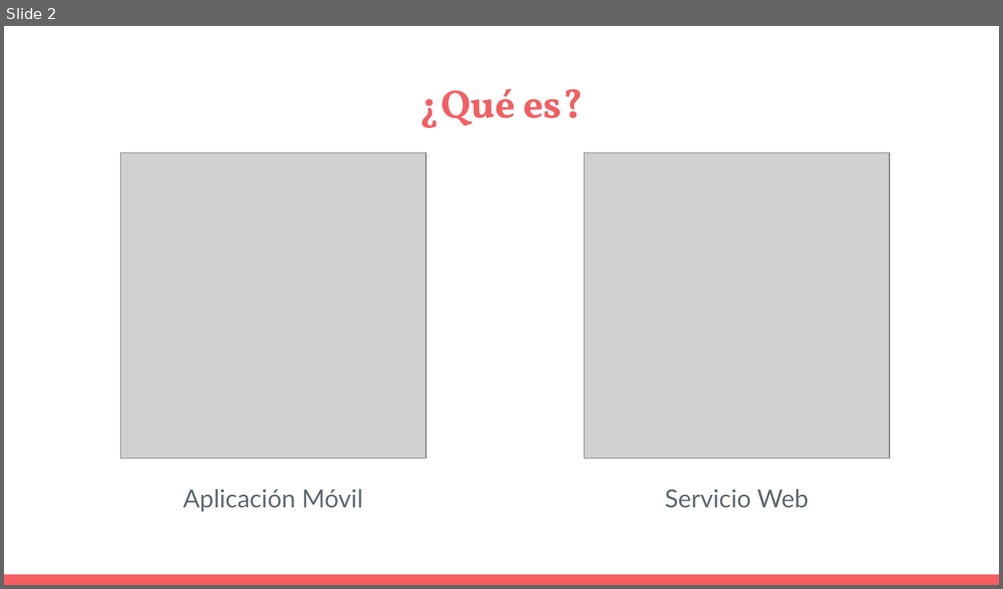
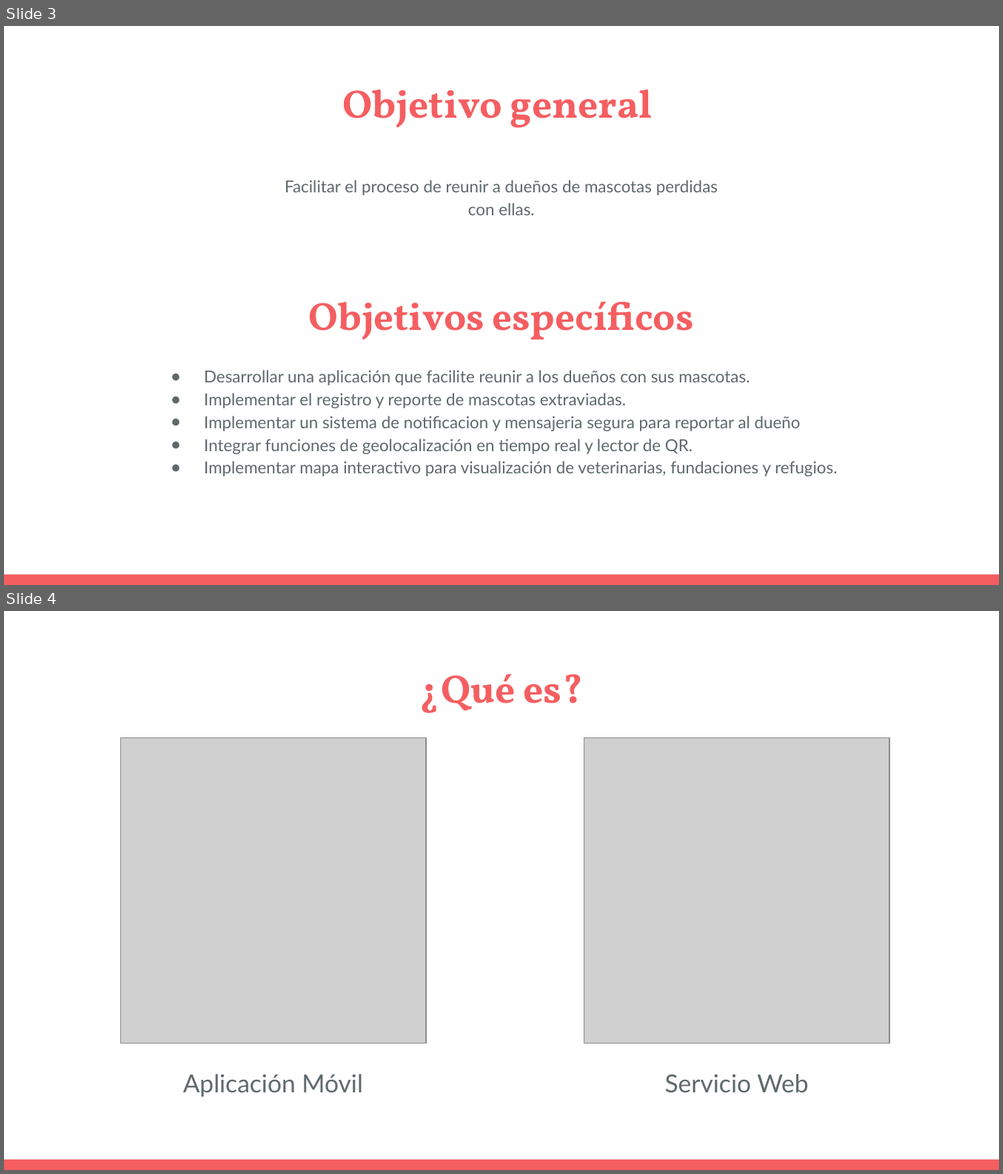
Before and after one commit to feigonzalez/safepet, a slide deck: Fase 1/Evidencias Grupales/Presentacion Proyecto.pptx. Shown one above the other, each under a label of ours: slide 2 before the commit, slides 3 and 4 after it. The pictures are 1003x589 and 1003x1174 pixels, drawn with LibreOffice and Linux fonts; fonts in the diff are those of the drawing; grey boxes stand for pictures. Boxes give left, top, right and bottom in pixels: in the first picture for what was removed or moved away, otherwise in the second. Text is boxed around its words. In the diff, an @@ line names an element or a change of style, - is before the commit and + after.

```diff
--- a/Fase 1/Evidencias Grupales/Presentacion Proyecto.pptx
+++ b/Fase 1/Evidencias Grupales/Presentacion Proyecto.pptx
@@ slide 3 added at <box>4,26,999,585</box>, background #FFFFFF; not listed: 1 template element that a slide beside it also shows @@
@@ title added at <box>342,89,652,128</box>, 28.8 pt, text #F55E61, bold @@
+Objetivo general
@@ text added at <box>284,180,717,215</box>, 12 pt, text #5E696C @@
+Facilitar el proceso de reunir a dueños de mascotas perdidas con ellas.
@@ text added at <box>309,301,694,340</box>, 28.5 pt, text #F55E61, bold @@
+Objetivos específicos
@@ text added at <box>204,370,836,477</box>, 12 pt, text #5E696C @@
+● Desarrollar una aplicación que facilite reunir a los dueños con sus mascotas.
+● Implementar el registro y reporte de mascotas extraviadas.
+● Implementar un sistema de notificacion y mensajeria segura para reportar al dueño
+● Integrar funciones de geolocalización en tiempo real y lector de QR.
+● Implementar mapa interactivo para visualización de veterinarias, fundaciones y refugios.
@@ what was slide 2 is now slide 4 @@
```
Also in this commit, not shown: 3 slides changed, 2 other slides added.
